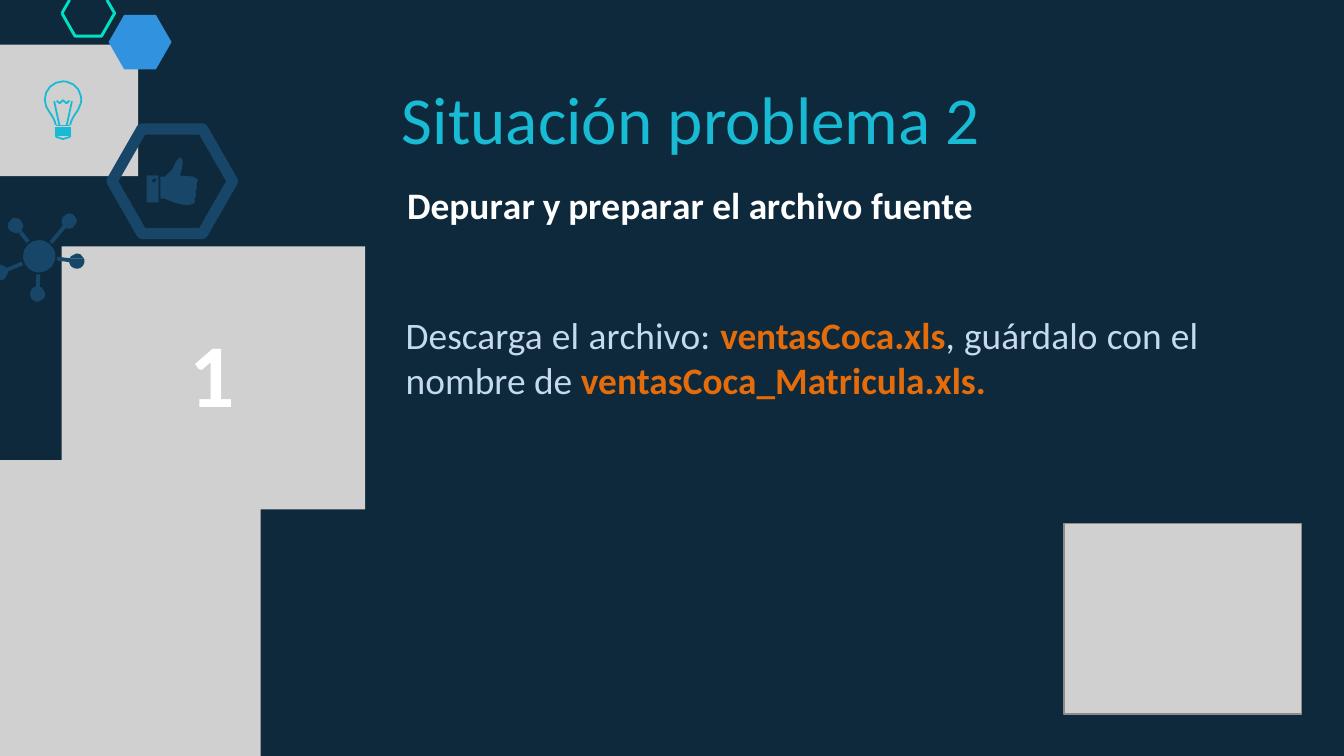
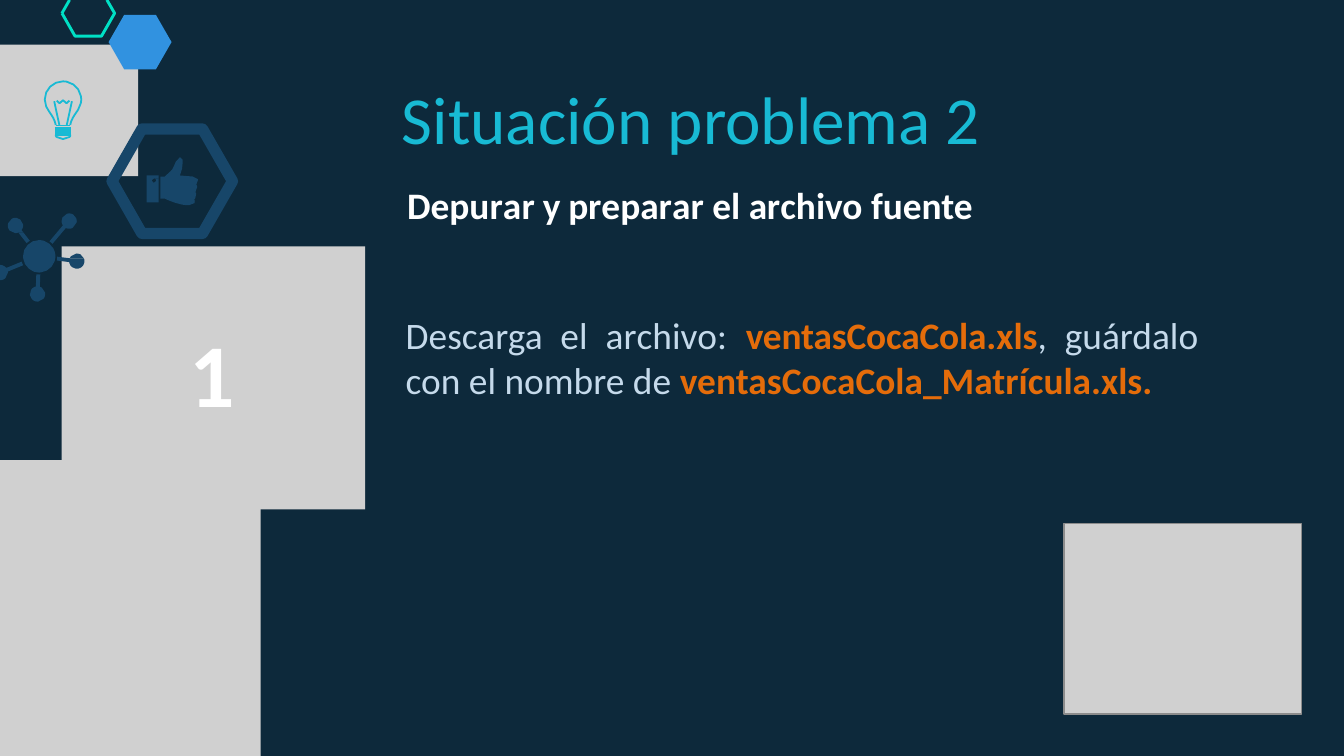
Before and after one commit to lizetheP/PensamientoC, a slide deck: slide 6 of Calendario2019/Presentaciones/Semana5/SITUACION2F.pptx. Drawn at 1344x756 pixels with LibreOffice and Linux fonts; fonts in the diff are those of the drawing; grey boxes stand for pictures. Boxes give left, top, right and bottom in pixels: in the first picture for what was removed or moved away, otherwise in the second. Text is boxed around its words. In the diff, an @@ line names an element or a change of style, - is before the commit and + after.

```diff
--- a/Calendario2019/Presentaciones/Semana5/SITUACION2F.pptx
+++ b/Calendario2019/Presentaciones/Semana5/SITUACION2F.pptx
@@ text at (406, 322, 1198, 400): text changed; text colour #C5DAEB to #E46C0A; bold on @@
-Descarga el archivo: ventasCoca.xls, guárdalo con el nombre de ventasCoca_Matricula.xls.
+Descarga el archivo: ventasCocaCola.xls, guárdalo con el nombre de ventasCocaCola_Matrícula.xls.
```
Also in this commit, not shown: 14 other slides changed, 8 slides added, 2 slides removed, 20 other files.
